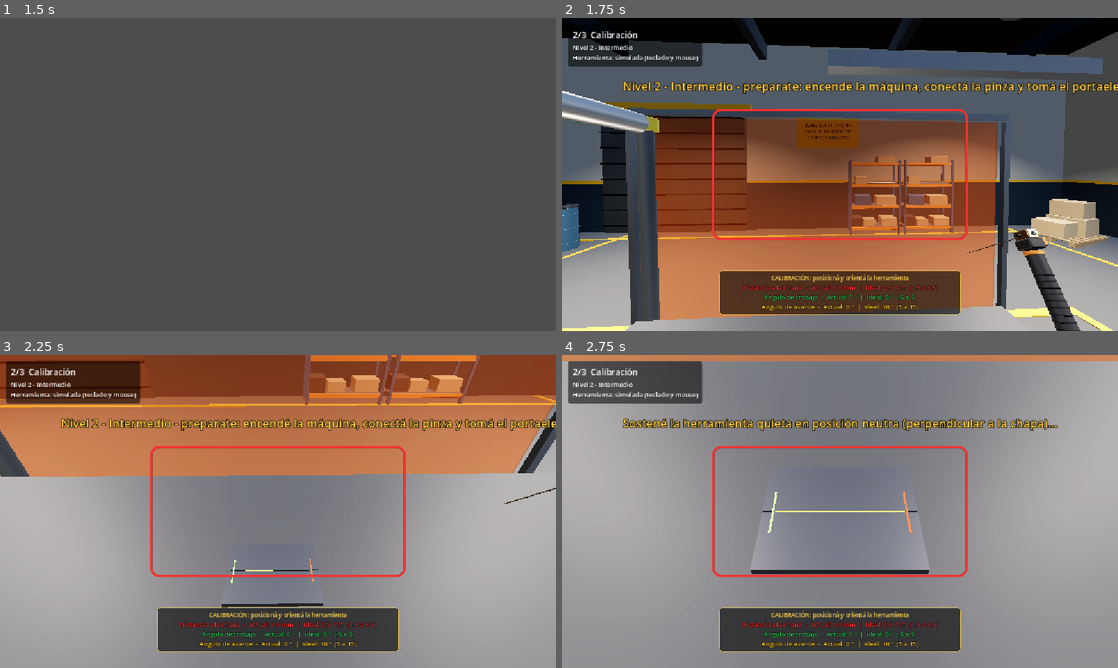
Above: before the commit, frames 1-4 (two rows, left to right).
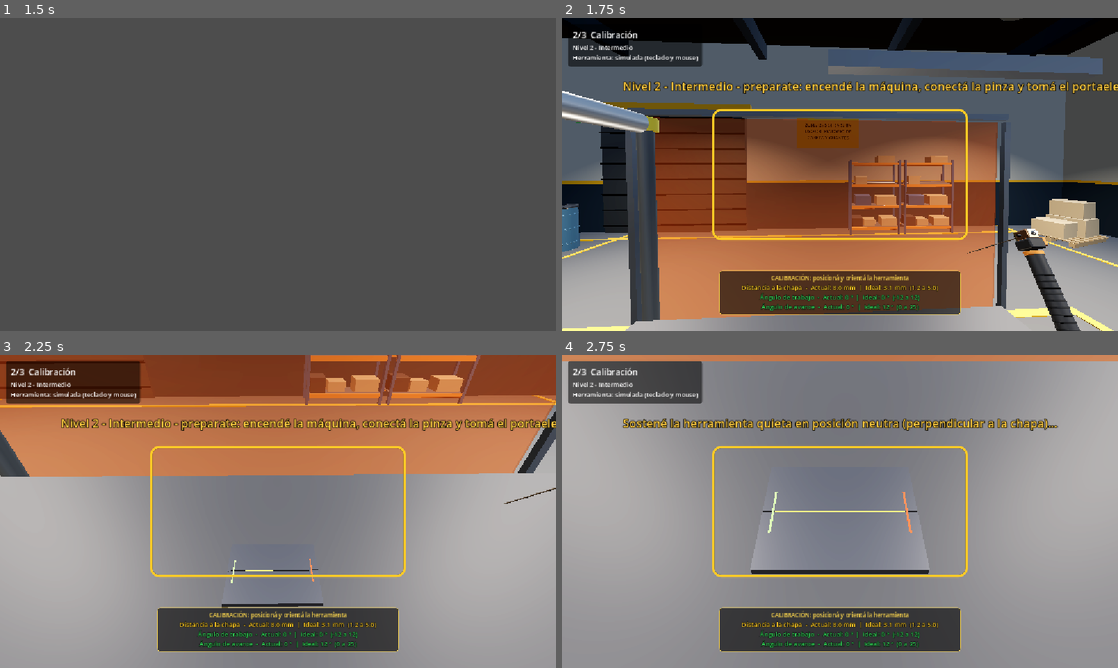
Above: after the commit, the same moments.

Repository: lucho-albanez/Trabajo_integrador_RV
Game: Godot game, scene res://tests/test_runner.tscn
Same seed, same stepped clock (60 frames per second), same inputs: the game is played once before the commit and once after it. This scene is started directly instead of the project's main scene.
Inputs (mouse positions are in pixels of both pictures, inside the frame that each line leads up to):
- Up to frame 1 (1.5 s): tap Enter (finish_exercise) at 0.5 s; move the mouse to (400, 158) at 0.52 s; press the mouse at (400, 158) at 0.53 s; hold D (right) 0.53-1.25 s; tap Space (jump) at 0.77 s; release the mouse at (400, 158) at 1.25 s; tap F (start_exercise) at 1.25 s; drag from (166, 190) to (250, 237) at 1.27 s
- Up to frame 2 (1.75 s): no input
- Up to frame 3 (2.25 s): move the mouse to (289, 505) at 2.02 s; hold W (forward) from 2.03 s (still down); hold Ctrl (crouch) from 2.03 s (still down)
- Up to frame 4 (2.75 s): keep holding W (forward); keep holding Ctrl (crouch)

Frame 1 is identical in both runs. In frame 2, 2.0% of the frame differs, in the area x 27-73%, y 29-94%; in frame 3, 1.9%; in frame 4, 1.9%.

Commit message:
ArUco

Diff:
--- a/simulacion_godot/trabajo-final-rv/Scripts/tools/digital_twin_test.gd
+++ b/simulacion_godot/trabajo-final-rv/Scripts/tools/digital_twin_test.gd
@@ -34,15 +34,21 @@
 		lbl_status.text = "Hardware: ESPERANDO SEÑAL (Ejecuta iniciar_puente.bat)"
 		lbl_status.modulate = Color(1.0, 0.6, 0.2)
 
-	# Actualizar orientación de la herramienta 3D
+	# Actualizar orientación y elevación de la herramienta 3D
 	if DeviceLink._hw_has_orientation:
 		# Aplicamos la base orientada directamente al pivot del modelo 3D
 		var rel_basis: Basis = DeviceLink._hw_basis * DeviceLink._hw_ref_basis.inverse()
 		tool_pivot.basis = rel_basis
 
-	# Mostrar ángulos calculados
+	# Altura de la herramienta virtual según distancia medida desde la punta del electrodo
+	var gap := DeviceLink.get_arc_gap_mm()
+	if is_finite(gap):
+		tool_pivot.position.y = clampf(gap * 0.003, 0.0, 0.20)
+
+	# Mostrar ángulos calculados y distancia de arco real
 	var angles: Vector2 = WeldGeometry.angles_from_up(DeviceLink.get_tool_up())
-	lbl_angles.text = "Ángulo Trabajo: %+.1f°  |  Ángulo Avance: %+.1f°" % [angles.x, angles.y]
+	var gap_str := "%.1f mm" % gap if is_finite(gap) else "-- mm"
+	lbl_angles.text = "Trabajo: %+.1f°  |  Avance: %+.1f°  |  Dist. Punta: %s" % [angles.x, angles.y, gap_str]
 
 	# Mostrar pulsador
 	var trig: bool = DeviceLink.get_trigger()
--- a/simulacion_godot/trabajo-final-rv/Scripts/welding/arc_simulator.gd
+++ b/simulacion_godot/trabajo-final-rv/Scripts/welding/arc_simulator.gd
@@ -17,10 +17,10 @@
 signal state_changed(new_state: int, reason: String)
 signal strike_failed(reason: String)
 
-@export var strike_max_gap_mm: float = 4.5
-@export var stick_time_s: float = 0.35
-@export var extinguish_time_s: float = 0.15
-@export var free_gap_mm: float = 2.5   # distancia a la que se libera un electrodo pegado
+@export var strike_max_gap_mm: float = 8.0
+@export var stick_time_s: float = 0.60
+@export var extinguish_time_s: float = 0.40
+@export var free_gap_mm: float = 1.5   # distancia a la que se libera un electrodo pegado
 
 var state: int = State.OFF
 var zone: int = Zone.NONE
--- a/simulacion_godot/trabajo-final-rv/Scripts/welding/level_config.gd
+++ b/simulacion_godot/trabajo-final-rv/Scripts/welding/level_config.gd
@@ -46,12 +46,12 @@
 			c.id = 1
 			c.display_name = "Nivel 1 - Principiante"
 			c.summary = "Modo guiado: checklist, indicadores en pantalla y tolerancias amplias."
-			c.arc_length_band = Vector4(1.5, 3.5, 0.5, 6.0)
-			c.speed_band = Vector4(1.8, 4.5, 0.6, 7.0)
-			c.work_band = Vector4(-8.0, 8.0, -20.0, 20.0)
-			c.travel_band = Vector4(3.0, 20.0, -8.0, 35.0)
+			c.arc_length_band = Vector4(1.0, 6.0, 0.3, 11.0)
+			c.speed_band = Vector4(1.0, 5.5, 0.3, 8.5)
+			c.work_band = Vector4(-18.0, 18.0, -35.0, 35.0)
+			c.travel_band = Vector4(-5.0, 30.0, -15.0, 45.0)
 			c.current_band = Vector4(95.0, 135.0, 70.0, 160.0)
-			c.lateral_band = Vector4(0.0, 2.5, 0.0, 6.0)
+			c.lateral_band = Vector4(0.0, 4.0, 0.0, 8.0)
 			c.width_band = Vector4(4.5, 9.5, 2.5, 13.0)
 			c.penetration_band = Vector4(1.8, 5.0, 0.6, 8.0)
 			c.consumption_scale = 0.6
@@ -61,12 +61,12 @@
 			c.summary = "Ayudas reducidas (arco y velocidad) y tolerancias medias."
 			c.show_current_hint = false
 			c.show_angle_gauges = false
-			c.arc_length_band = Vector4(1.5, 3.5, 0.8, 5.0)
-			c.speed_band = Vector4(2.0, 4.0, 1.0, 5.5)
-			c.work_band = Vector4(-5.0, 5.0, -14.0, 14.0)
-			c.travel_band = Vector4(5.0, 15.0, -3.0, 26.0)
+			c.arc_length_band = Vector4(1.2, 5.0, 0.5, 9.0)
+			c.speed_band = Vector4(1.5, 4.5, 0.5, 7.0)
+			c.work_band = Vector4(-12.0, 12.0, -25.0, 25.0)
+			c.travel_band = Vector4(0.0, 25.0, -10.0, 38.0)
 			c.current_band = Vector4(100.0, 130.0, 80.0, 145.0)
-			c.lateral_band = Vector4(0.0, 1.5, 0.0, 4.5)
+			c.lateral_band = Vector4(0.0, 2.5, 0.0, 5.5)
 			c.width_band = Vector4(5.0, 8.5, 3.0, 11.0)
 			c.penetration_band = Vector4(2.0, 4.5, 0.8, 7.0)
 			c.consumption_scale = 1.0
--- a/simulacion_godot/trabajo-final-rv/Scripts/welding/weld_physics.gd
+++ b/simulacion_godot/trabajo-final-rv/Scripts/welding/weld_physics.gd
@@ -12,10 +12,10 @@
 const ELECTRODE_STUB_MM := 50.0     # colilla que no se puede consumir
 const PLATE_THICKNESS_MM := 10.0
 
-const STICK_GAP_MM := 0.8           # por debajo: cortocircuito / electrodo pegado
-const OPTIMAL_GAP_MIN_MM := 1.5
-const OPTIMAL_GAP_MAX_MM := 3.5
-const EXTINGUISH_GAP_MM := 6.0      # por encima: el arco se apaga
+const STICK_GAP_MM := 0.3           # por debajo: cortocircuito / electrodo pegado (tolerante)
+const OPTIMAL_GAP_MIN_MM := 1.0     # rango óptimo ampliado (1.0 mm a 6.0 mm)
+const OPTIMAL_GAP_MAX_MM := 6.0
+const EXTINGUISH_GAP_MM := 12.0     # solo se apaga si supera los 12.0 mm
 
 const MIN_SPEED_MM_S := 0.3         # evita divisiones por cero
 
Not shown, added: firmware/legacy/main_button_test.cpp
Not shown, added: firmware/legacy/main_gravity_diag.cpp
Not shown, added: firmware/legacy/main_haptic_test.cpp
Not shown, added: firmware/legacy/main_master_v1.cpp
Not shown, added: firmware/legacy/main_mpu_lab.cpp
Not shown, added: firmware/legacy/main_rgb_test.cpp
Not shown, added: firmware/legacy/main_tof_test.cpp
Not shown, changed: firmware/src/main.cpp
Not shown, added: hardware/aruco/hoja_impresion_A4_aruco.pdf
Not shown, added: hardware/aruco/plantilla_mesa_soldadura_A4.pdf
Not shown, added: probar_camara.bat
Not shown, added: probar_mesa.bat
